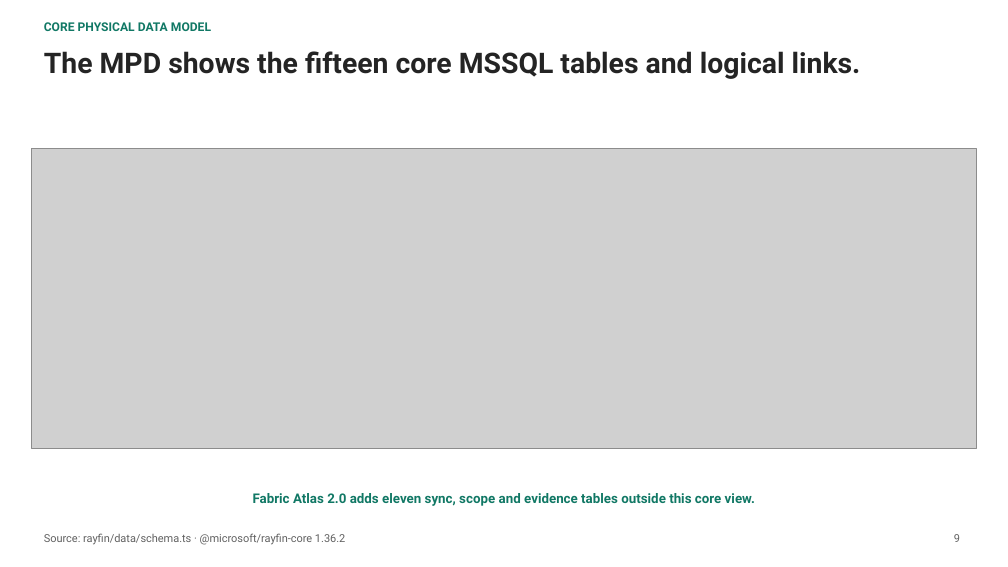
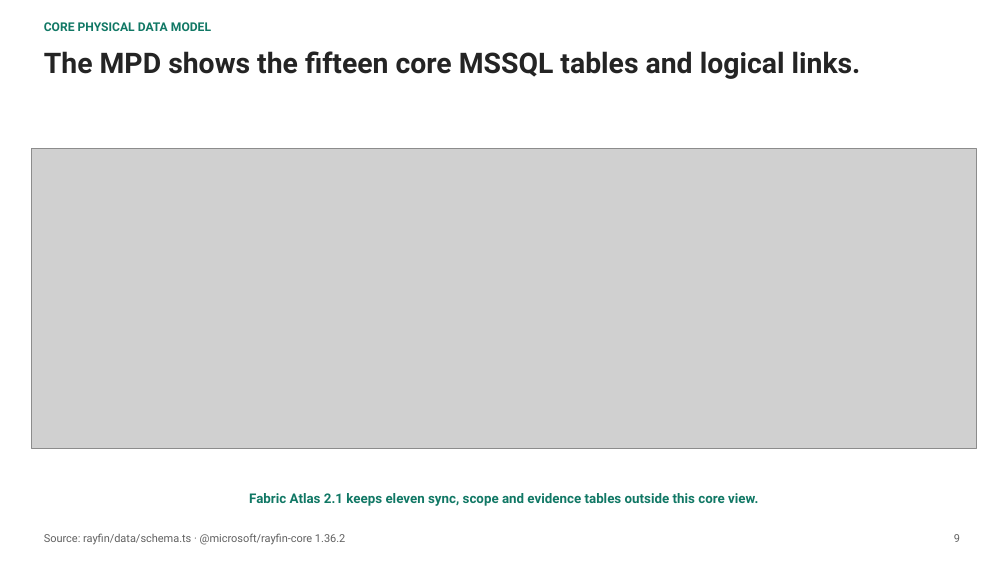
Before and after one commit to fredgis/FabricAtlas, a slide deck: slide 10 of prez/Fabric-Atlas-Dev-Architecture.pptx (slide 9 before the commit). Drawn at 1008x567 pixels with LibreOffice and Linux fonts; fonts in the diff are those of the drawing; grey boxes stand for pictures. Boxes give left, top, right and bottom in pixels: in the first picture for what was removed or moved away, otherwise in the second. Text is boxed around its words. In the diff, an @@ line names an element or a change of style, - is before the commit and + after.

```diff
--- a/prez/Fabric-Atlas-Dev-Architecture.pptx
+++ b/prez/Fabric-Atlas-Dev-Architecture.pptx
@@ text at box(249, 493, 758, 506): text changed @@
-Fabric Atlas 2.0 adds eleven sync, scope and evidence tables outside this core view.
+Fabric Atlas 2.1 keeps eleven sync, scope and evidence tables outside this core view.
```
Also in this commit, not shown: 5 other slides changed, 1 slide added, 32 other files.
